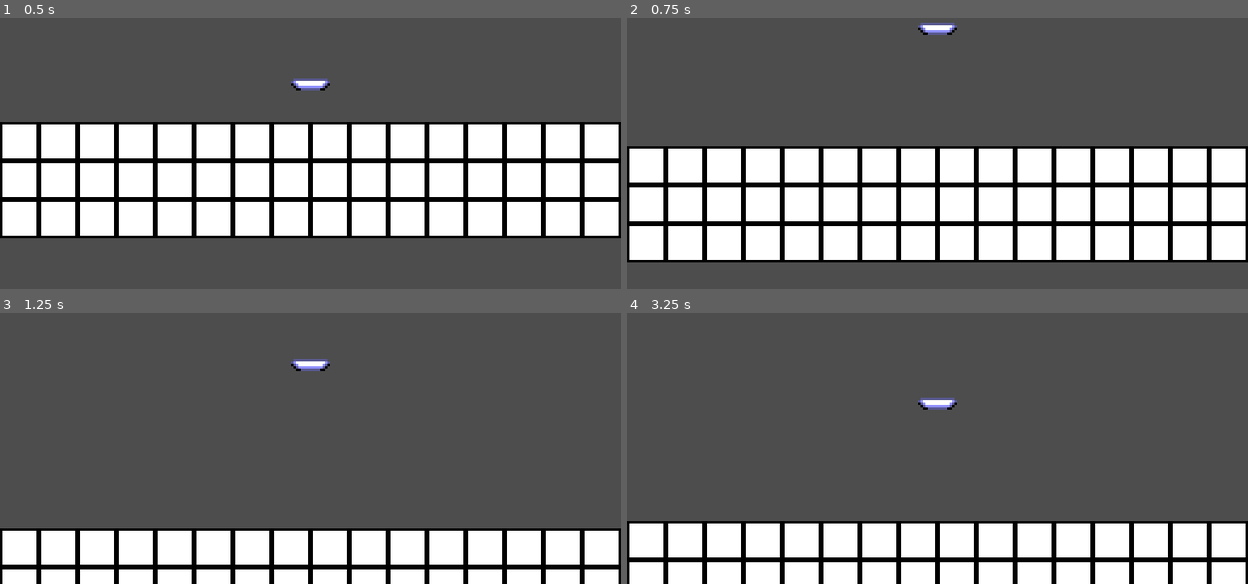
Above: before the commit, frames 1-4 (two rows, left to right).
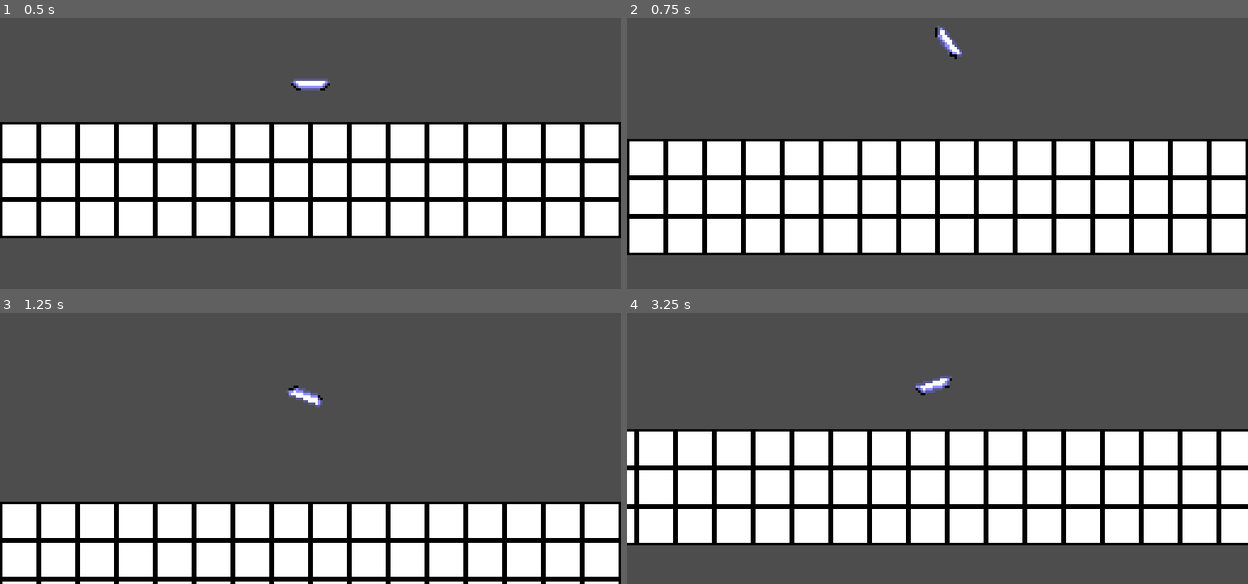
Above: after the commit, the same moments.

Repository: Ledouzy/platformer-monthly-game-jam
Game: Godot game, scene res://scenes/levels/level0.tscn
Same seed, same stepped clock (60 frames per second), same inputs: the game is played once before the commit and once after it. The project has no main scene, so this scene is started directly.
Inputs:
- Up to frame 1 (0.5 s): no input
- Up to frame 2 (0.75 s): hold E (turn_right) from 0.53 s (still down); hold Space (jump) from 0.53 s (still down)
- Up to frame 3 (1.25 s): keep holding E (turn_right); keep holding Space (jump)
- Up to frame 4 (3.25 s): release Space (jump) at 1.28 s; tap Space (jump) at 1.35, 1.52, 1.82, 2.85, 3.02 s; release E (turn_right) at 2.03 s; hold Q (turn_left) 2.03-2.78 s; hold Space (jump) 2.03-2.78 s; hold E (turn_right) from 2.78 s (still down)

Frame 1 is identical in both runs. In frame 2, 14% of the frame differs, in the area x 0-100%, y 1-91%; in frame 3, 16%; in frame 4, 52%, in the area x 0-100%, y 23-100%.

Commit message:
hover and rotation added

Diff:
--- a/scenes/characters/player.tscn
+++ b/scenes/characters/player.tscn
@@ -28,3 +28,8 @@
 
 [node name="AnimatedSprite2D" type="AnimatedSprite2D" parent="." unique_id=1683560496]
 sprite_frames = SubResource("SpriteFrames_ihebq")
+
+[node name="HoverTimer" type="Timer" parent="." unique_id=407635489]
+wait_time = 2.0
+
+[connection signal="timeout" from="HoverTimer" to="." method="_on_hover_timer_timeout"]
--- a/scripts/characters/player.gd
+++ b/scripts/characters/player.gd
@@ -1,37 +1,89 @@
 extends CharacterBody2D
 
 
+# Player - by Léon
+# Player Movement and logic
+
 @export var SPEED = 300.0
 @export var MAX_SPEED = 200
-@export var JUMP_VELOCITY = -200.0
-@export var hover_slowdown = 400
+@export var MAX_JUMP_SPEED = 300
+@export var ROTATION_SPEED = 5
+@export var JUMP_VELOCITY = -150.0
+@export var hover_slowdown = 400000
+
+var hover: bool = false
+var cant_hover: bool = false
+
+@onready var hover_timer: Timer = $HoverTimer
 
 
 func _physics_process(delta: float) -> void:
 	# Add the gravity.
-	if not is_on_floor() and !Input.is_action_pressed("jump"):
+	if not is_on_floor() and !hover:
 		velocity += get_gravity() * 0.5 * delta
+	if is_on_floor():
+		cant_hover = false
 
-	if Input.is_action_pressed("jump"):
-		velocity.y = move_toward(velocity.y, 0, hover_slowdown * delta)
+	# Release jump key
+	if Input.is_action_just_released("jump"):
+		# Tap Jump
+		if velocity.length() < 0:
+			velocity = Vector2(-JUMP_VELOCITY * sin(rotation), JUMP_VELOCITY * cos(rotation)) * 0.25
+		# Cancel Hover
+		hover = false
+		hover_timer.stop()
 
-	# Tap jump.
-	if Input.is_action_just_released("jump") and velocity.y < 0:
-		velocity.y = JUMP_VELOCITY * 0.5
+	# Hover in air
+	if Input.is_action_just_pressed("jump") and !cant_hover:
+		# starts hovering
+		hover = true
+		hover_timer.start()
 
 	# Handle jump.
 	if Input.is_action_just_pressed("jump") and is_on_floor():
-		velocity.y += JUMP_VELOCITY
+		# starts hovering
+		hover = true
+		hover_timer.start()
+
+		velocity += Vector2(-JUMP_VELOCITY * sin(rotation), JUMP_VELOCITY * cos(rotation))
+		# Cap speed
+		if abs(velocity.length()) > MAX_JUMP_SPEED:
+			velocity = velocity.normalized() * MAX_JUMP_SPEED
+
+		await get_tree().create_timer(0.3).timeout
+		var hovx = move_toward(velocity.x, 0, abs(hover_slowdown * sin(rotation)) * delta)
+		var hovy = move_toward(velocity.y, 0, abs(hover_slowdown * cos(rotation)) * delta)
+		cant_hover = true
+		#hovx = velocity.x
+
+		#print(cos(rotation),", ", sin(rotation))
+		#print(hovx, " ,", hovy)
+
+		velocity = Vector2(hovx, hovy)
+
+	var rotate_direction := Input.get_axis("turn_left", "turn_right")
+	# Rotate Left
+	if rotate_direction:
+		rotation = rotation + ROTATION_SPEED * rotate_direction * delta
 
 	# Get the input direction and handle the movement/deceleration.
 	# As good practice, you should replace UI actions with custom gameplay actions.
 	var direction := Input.get_axis("left", "right")
 	if direction:
 		if abs(velocity.x) < MAX_SPEED:
-			velocity.x += direction * SPEED * delta
-		if abs(velocity.x) > MAX_SPEED:
-			velocity.x = MAX_SPEED * sign(velocity.x)
+			velocity += direction * Vector2(SPEED * cos(rotation), SPEED * sin(rotation)) * delta
+			#print(direction * Vector2(SPEED * cos(rotation), SPEED * sin(rotation)) * delta)
+			#print("velocity: ", velocity)
+		if abs(velocity.length()) > MAX_SPEED:
+			velocity = velocity.normalized() * MAX_SPEED
 	else:
-		velocity.x = move_toward(velocity.x, 0, SPEED * delta)
+		var frix = move_toward(velocity.x, 0, abs(SPEED) * delta)
+		var friy = move_toward(velocity.y, 0, abs(SPEED * sin(rotation)) * delta)
+		#print(frix, " ,", friy)
+		velocity = Vector2(frix, friy)
 
 	move_and_slide()
+
+
+func _on_hover_timer_timeout() -> void:
+	hover = false
Not shown, added: assets/sprites/palette.png.import
